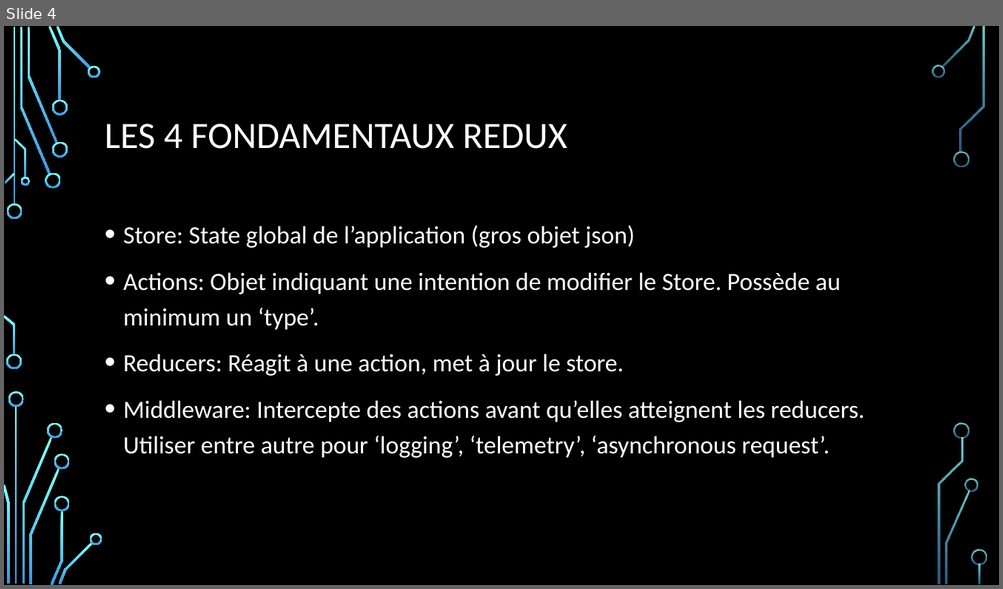
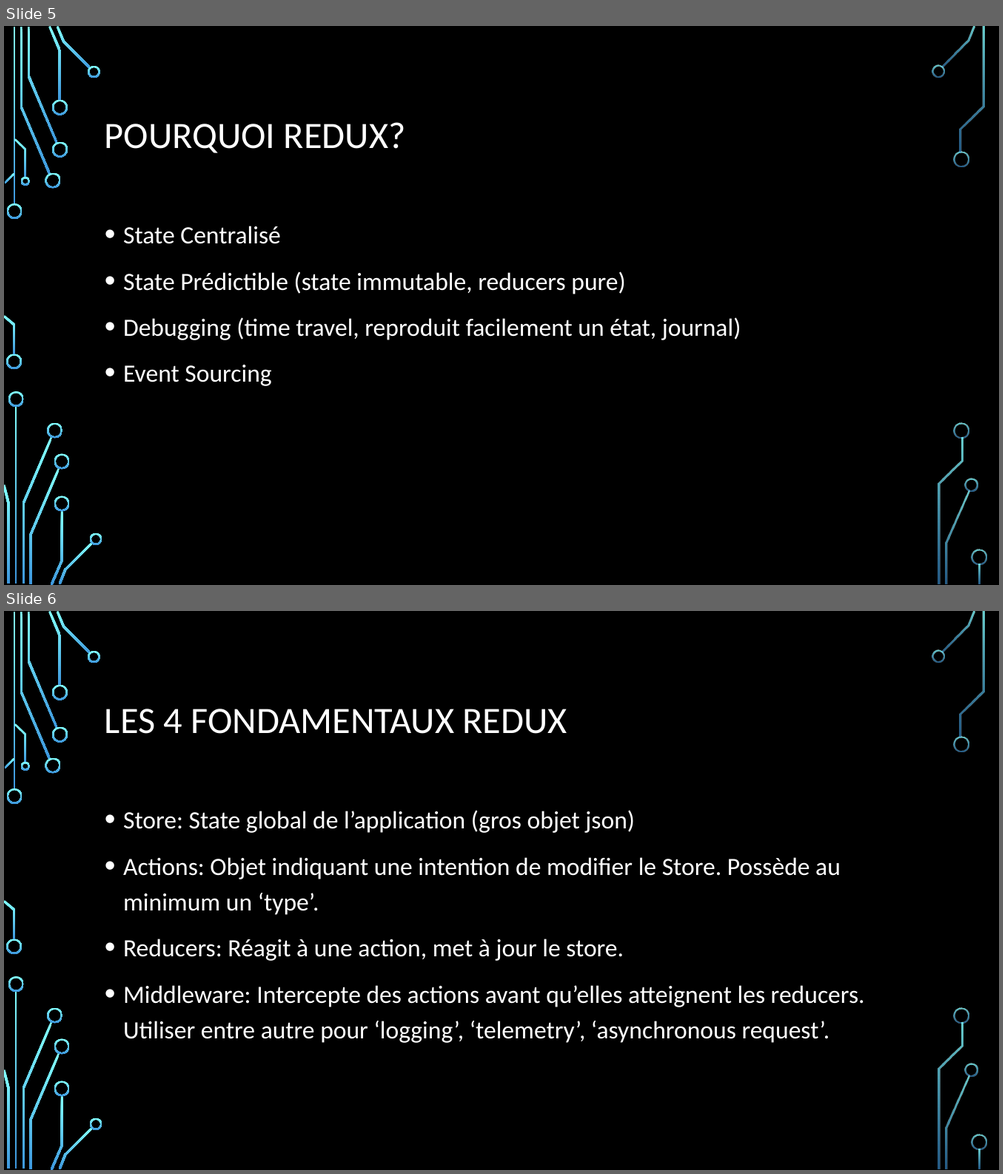
Before and after one commit to samuelgaudreau/formation-front-end-3, a slide deck: part-1/Redux+Patterns.pptx. Shown one above the other, each under a label of ours: slide 4 before the commit, slides 5 and 6 after it. The pictures are 1003x589 and 1003x1174 pixels, drawn with LibreOffice and Linux fonts; fonts in the diff are those of the drawing; background and template pictures are left out. Boxes give left, top, right and bottom in pixels: in the first picture for what was removed or moved away, otherwise in the second. Text is boxed around its words. In the diff, an @@ line names an element or a change of style, - is before the commit and + after.

```diff
--- a/part-1/Redux+Patterns.pptx
+++ b/part-1/Redux+Patterns.pptx
@@ slide 5 added at (4,26,999,585), background picture (left out); not listed: 36 template elements that a slide beside it also shows @@
@@ title added at (105,122,406,153), 36 pt, text #FFFFFF @@
+POURQUOI REDUX?
@@ text added at (123,226,741,386), 24 pt, text #FFFFFF @@
+• State Centralisé
+• State Prédictible (state immutable, reducers pure)
+• Debugging (time travel, reproduit facilement un état, journal)
+• Event Sourcing
@@ what was slide 4 is now slide 6 @@
```
Also in this commit, not shown: 2 slides changed, 7 other slides added, 1 slide removed.
